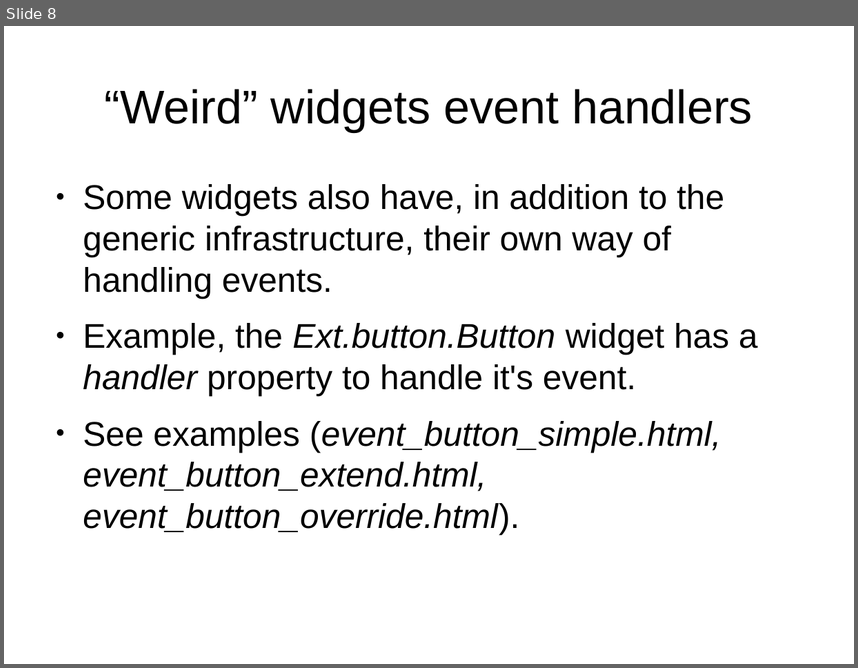
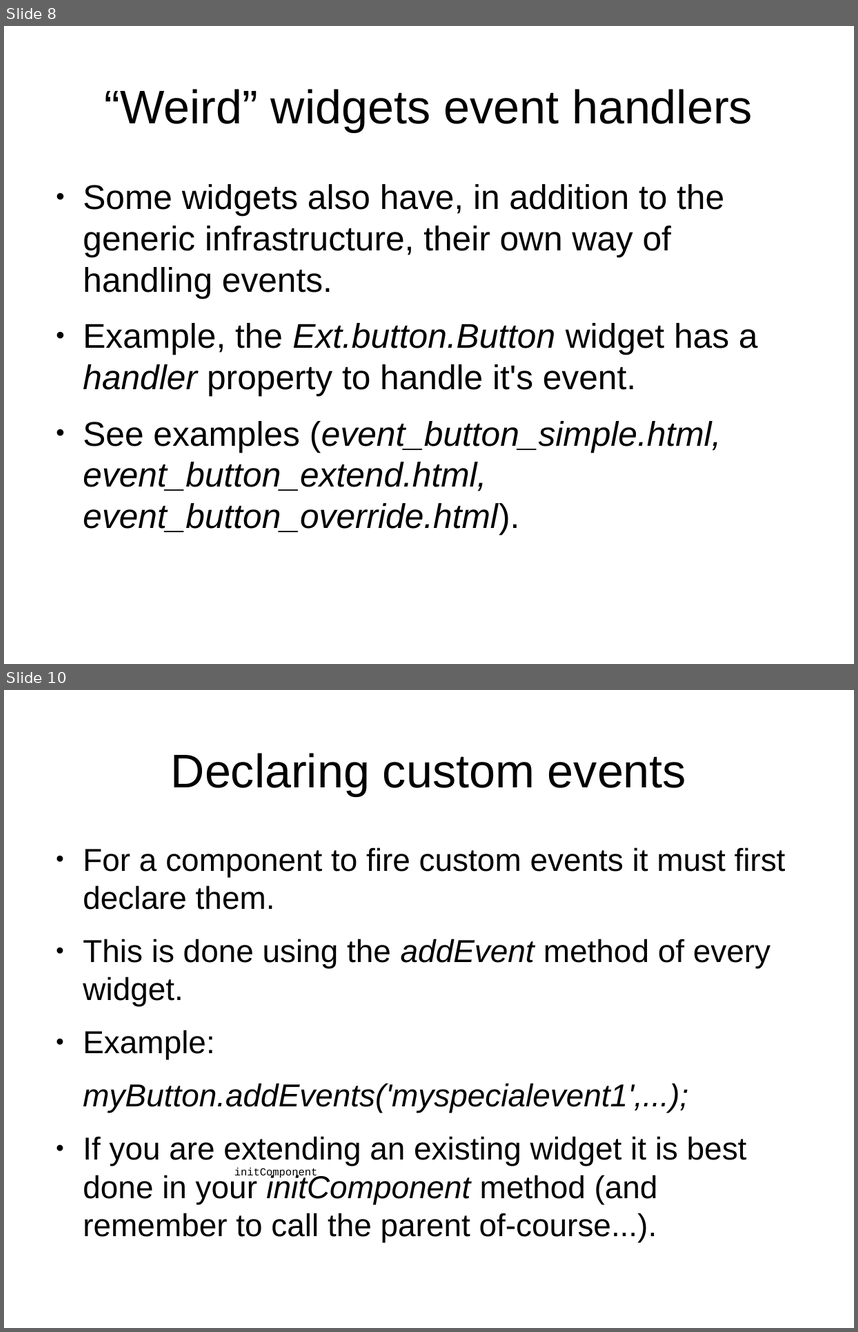
Before and after one commit to veltzer/demos, a slide deck: javascript/extjs/doc/extjs_event_handling.odp. Shown one above the other, each under a label of ours: slide 8 before the commit, slides 8 and 10 after it; the slides between them are not shown. The pictures are 858x668 and 858x1332 pixels, drawn with LibreOffice and Linux fonts; fonts in the diff are those of the drawing. Boxes give left, top, right and bottom in pixels: in the first picture for what was removed or moved away, otherwise in the second. Text is boxed around its words. In the diff, an @@ line names an element or a change of style, - is before the commit and + after.

Commit message:
more event handling (this is done)

```diff
--- a/javascript/extjs/doc/extjs_event_handling.odp
+++ b/javascript/extjs/doc/extjs_event_handling.odp
@@ slide 10 added at [4,690,854,1328], background #FFFFFF @@
@@ title added at [171,753,686,796], 44 pt, text #000000 @@
+Declaring custom events
@@ text added at [83,847,786,1242], 29.6 pt, text #000000 @@
+● For a component to fire custom events it must first declare them.
+● This is done using the addEvent method of every widget.
+● Example:
+myButton.addEvents('myspecialevent1',...);
+● If you are extending an existing widget it is best done in your initComponent method (and remember to call the parent of-course...).
@@ text added at [234,1167,318,1179], 10 pt, text #000000 @@
+initComponent
```
Also in this commit, not shown: 3 other slides added, 2 other files.
